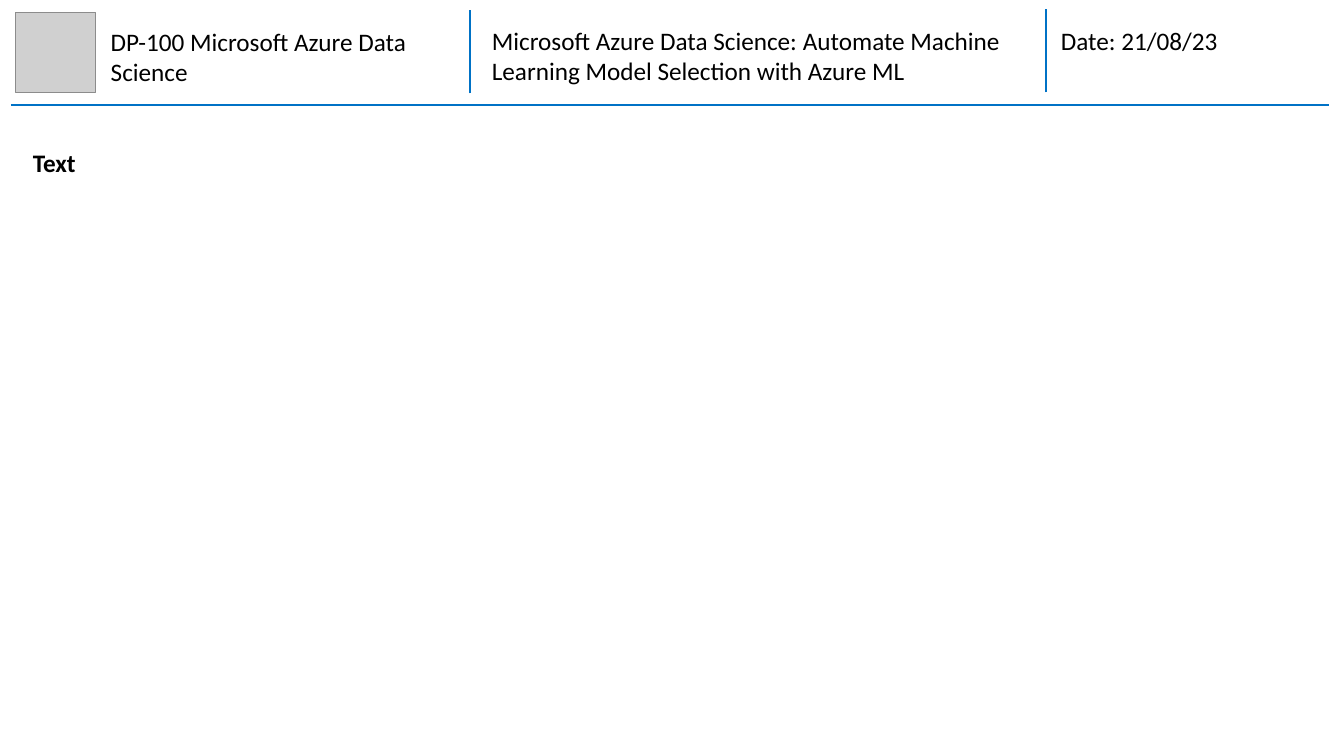
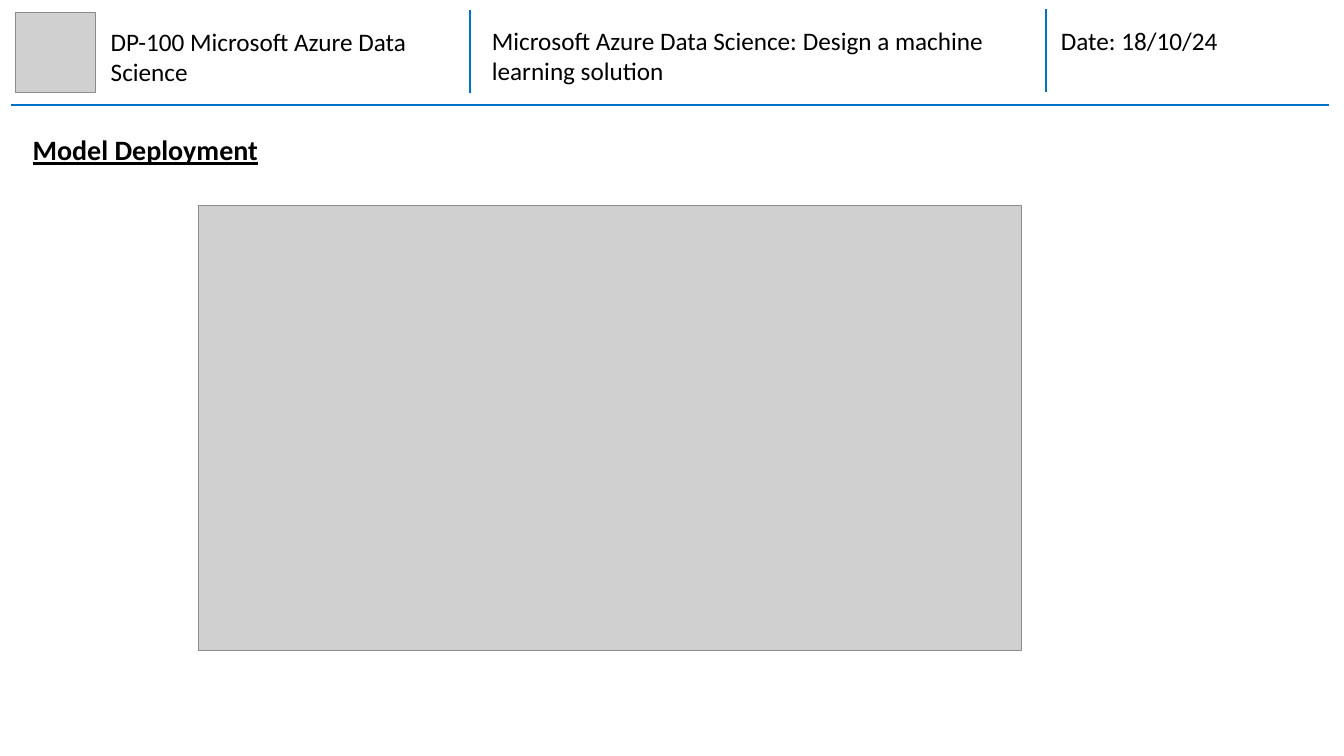
Before and after one commit to mhaythornthwaite/Testing_ML_Algorithms, a slide deck: slide 6 of Azure_DP-100_Data_Science/MJH_DP-100_Azure_DS_Notes.pptx. Drawn at 1344x756 pixels with LibreOffice and Linux fonts; fonts in the diff are those of the drawing; grey boxes stand for pictures. Boxes give left, top, right and bottom in pixels: in the first picture for what was removed or moved away, otherwise in the second. Text is boxed around its words. In the diff, an @@ line names an element or a change of style, - is before the commit and + after.

Commit message:
Azure DP100 Section 1

```diff
--- a/Azure_DP-100_Data_Science/MJH_DP-100_Azure_DS_Notes.pptx
+++ b/Azure_DP-100_Data_Science/MJH_DP-100_Azure_DS_Notes.pptx
@@ text at box(492, 32, 983, 85): text changed @@
-Microsoft Azure Data Science: Automate Machine Learning Model Selection with Azure ML
+Microsoft Azure Data Science: Design a machine learning solution
@@ text at box(1061, 32, 1217, 51): text changed @@
-Date: 21/08/23
+Date: 18/10/24
@@ text at box(33, 140, 258, 165): text changed; size 18 to 20 pt @@
-Text
+Model Deployment
@@ picture added at box(199, 206, 1021, 650) @@
```
Also in this commit, not shown: 11 other slides changed, 8 slides added.
